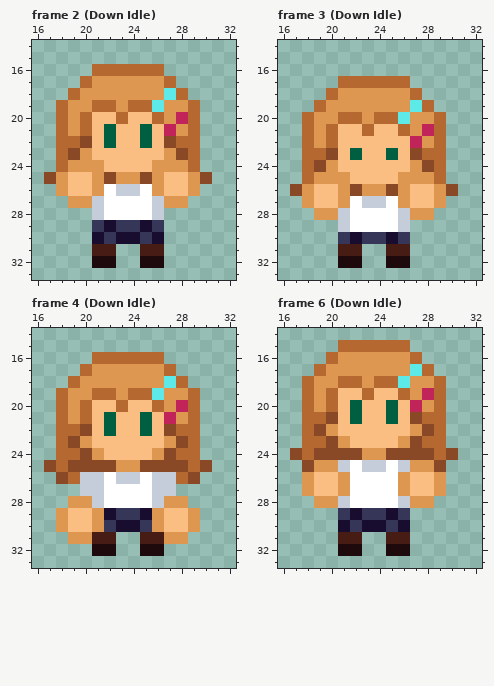
File history of a pixel-art file, Aseprite/Npc's/Laura.aseprite. The picture above was drawn from the file before the commit.
48x48 pixels, 6 frames. Shown: frame 2 (Down Idle): x 16..32, y 14..33; frame 3 (Down Idle): x 16..32, y 14..33; frame 4 (Down Idle): x 16..32, y 14..33; frame 6 (Down Idle): x 16..32, y 14..33.
New version:
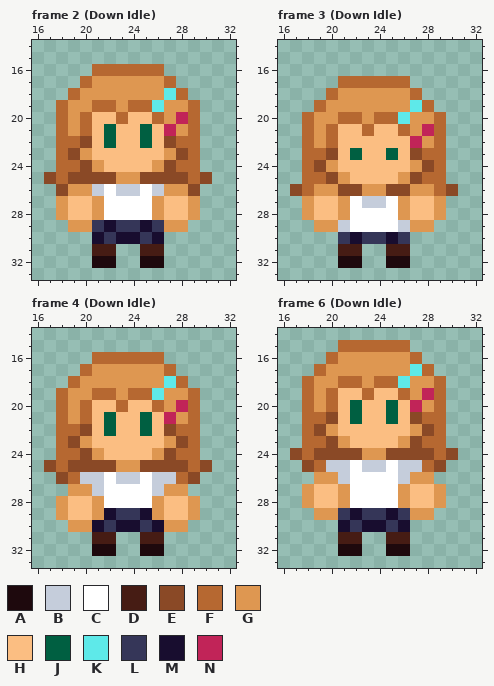
Palette (. is transparent): A #1e090d  B #c5cddb  C #ffffff  D #461c14  E #8a4926  F #b66831  G #de9751  H #fbbe82  J #005f41  K #5ee9e9  L #353658  M #180d2f  N #c12458
From old to new:
{"where": "frame 2 (Down Idle), layer \"hands\""}
{"frame":2,"y":24,"x":19,"old":"GG","new":"FE"}
{"frame":2,"y":24,"x":27,"old":"GG","new":"EF"}
{"frame":2,"y":25,"x":18,"old":"GHHG","new":"FEEE"}
{"frame":2,"y":25,"x":26,"old":"GHHG","new":"EEEF"}
{"frame":2,"y":26,"x":18,"old":"GHHG","new":"EGGB"}
{"frame":2,"y":26,"x":26,"old":"GHHG","new":"BGGE"}
{"frame":2,"y":27,"x":18,"old":".GGB","new":"GHHG"}
{"frame":2,"y":27,"x":26,"old":"BGG.","new":"GHHG"}
{"frame":2,"y":28,"x":18,"old":"...B","new":"GHHG"}
{"frame":2,"y":28,"x":26,"old":"B...","new":"GHHG"}
{"frame":2,"y":29,"x":19,"old":"..","new":"GG"}
{"frame":2,"y":29,"x":27,"old":"..","new":"GG"}
{"where": "frame 3 (Down Idle), layer \"hands\""}
{"frame":3,"y":25,"x":19,"old":"GG","new":"FE"}
{"frame":3,"y":25,"x":27,"old":"GG","new":"EF"}
{"frame":3,"y":26,"x":18,"old":"GHHG","new":"FGGE"}
{"frame":3,"y":26,"x":26,"old":"GHHG","new":"EGGF"}
{"frame":3,"y":28,"x":18,"old":".GGB","new":"GHHG"}
{"frame":3,"y":28,"x":26,"old":"BGG.","new":"GHHG"}
{"frame":3,"y":29,"x":19,"old":"..","new":"GG"}
{"frame":3,"y":29,"x":27,"old":"..","new":"GG"}
{"where": "frame 4 (Down Idle), layer \"hands\""}
{"frame":4,"y":27,"x":19,"old":".B","new":"GG"}
{"frame":4,"y":27,"x":27,"old":"B.","new":"GG"}
{"frame":4,"y":28,"x":18,"old":".GGB","new":"GHHG"}
{"frame":4,"y":28,"x":26,"old":"BGG.","new":"GHHG"}
{"frame":4,"y":30,"x":18,"old":"GHHG","new":".GGM"}
{"frame":4,"y":30,"x":26,"old":"GHHG","new":"MGG."}
{"frame":4,"y":31,"x":19,"old":"GG","new":".."}
{"frame":4,"y":31,"x":27,"old":"GG","new":".."}
{"where": "frame 6 (Down Idle), layer \"hands\""}
{"frame":6,"y":25,"x":19,"old":"GG","new":"FB"}
{"frame":6,"y":25,"x":27,"old":"GG","new":"BF"}
{"frame":6,"y":26,"x":18,"old":"GHHG","new":".GGB"}
{"frame":6,"y":26,"x":26,"old":"GHHG","new":"BGG."}
{"frame":6,"y":28,"x":18,"old":".GGB","new":"GHHG"}
{"frame":6,"y":28,"x":26,"old":"BGG.","new":"GHHG"}
{"frame":6,"y":29,"x":19,"old":"..","new":"GG"}
{"frame":6,"y":29,"x":27,"old":"..","new":"GG"}
{"label":"changed","picture_box":[56,160,104,232]}
{"label":"changed","picture_box":[152,160,200,232]}
{"label":"changed","picture_box":[302,172,350,232]}
{"label":"changed","picture_box":[398,172,446,232]}
{"label":"changed","picture_box":[56,484,104,544]}
{"label":"changed","picture_box":[152,484,200,544]}
{"label":"changed","picture_box":[302,460,350,520]}
{"label":"changed","picture_box":[398,460,446,520]}
